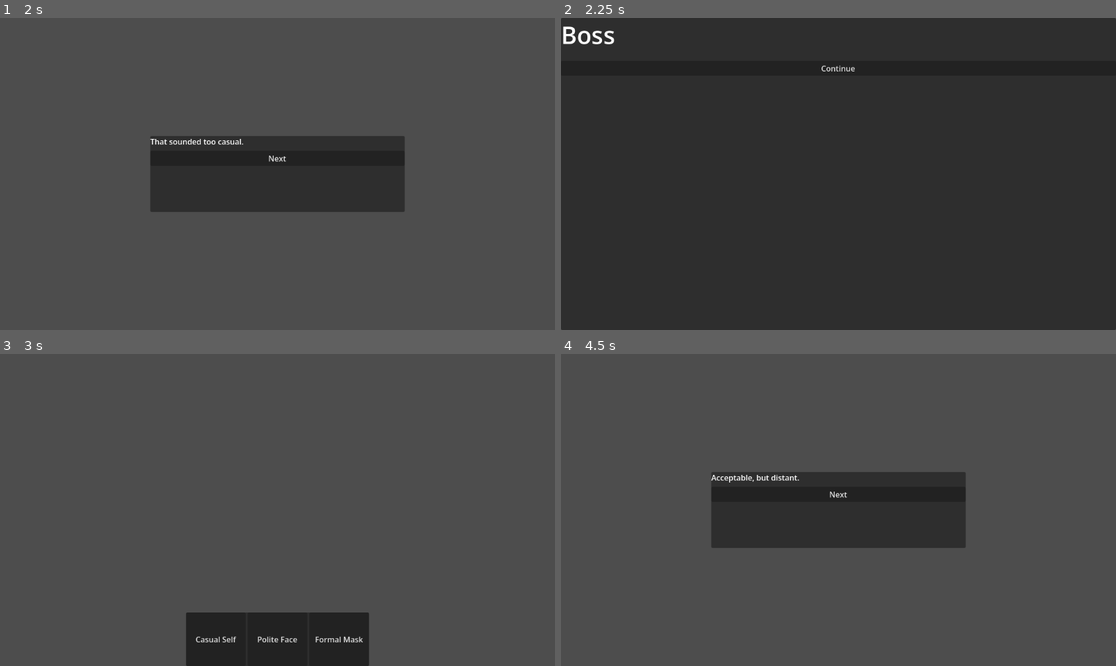
Above: before the commit, frames 1-4 (two rows, left to right).
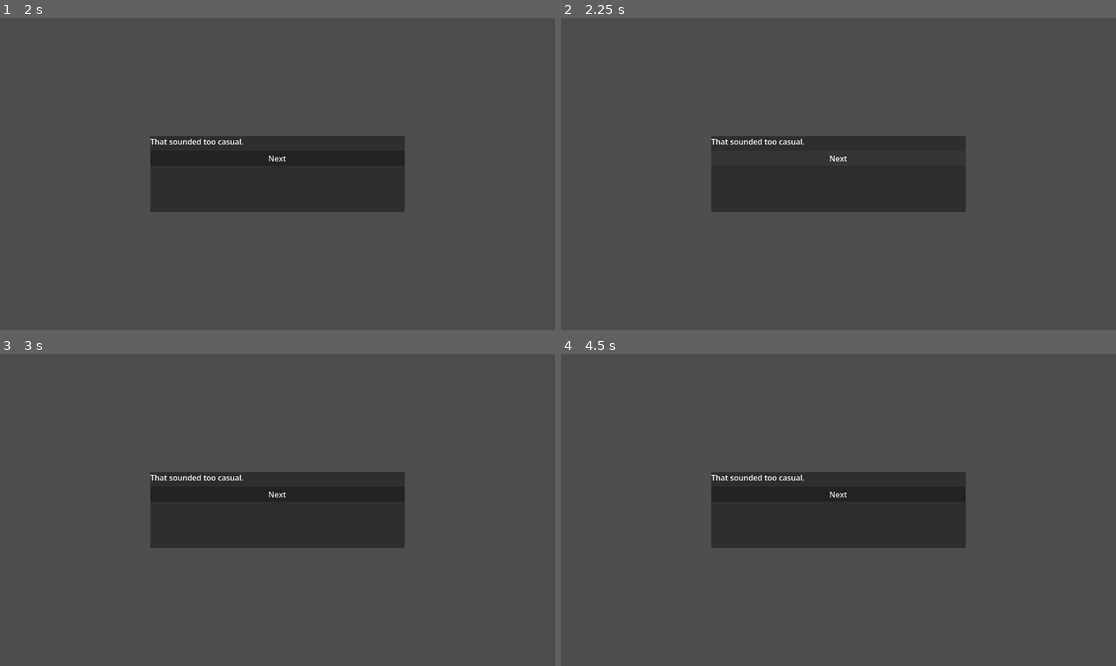
Above: after the commit, the same moments.

Repository: NitronicGames/GGJ-2026-KGO-Mask-Project
Game: Godot game, scene res://UI/GameUI.tscn
Two runs of this game, one before a commit and one after it. Both use one fixed random seed, a clock stepped at 60 frames per second and the inputs below. This scene is started directly instead of the project's main scene.
Inputs (mouse positions are in pixels of both pictures, inside the frame that each line leads up to):
- Up to frame 1 (2 s): click "Continue" at 0.5 s; click "Casual Self" at 1.25 s
- Up to frame 2 (2.25 s): click "Next" at 2 s
- Up to frame 3 (3 s): click (277, 403) at 2.75 s, where only the run before the commit has a clickable "Continue"
- Up to frame 4 (4.5 s): click (838, 494) at 3.5 s, where only the run after the commit has a clickable "Next"; click (838, 637) at 4.25 s, where only the run before the commit has a clickable "Polite Face"

Frame 1 is identical in both runs. In frame 2, 89% of the frame differs, in the area x 0-100%, y 0-100%; in frame 3, 17%; in frame 4, 0.2%.

Commit message:
Added 3 Scenario Mechanic to GameUI and tweaked scenario_data.gd

Diff:
--- a/UI/game_ui.gd
+++ b/UI/game_ui.gd
@@ -4,16 +4,28 @@
 @onready var choice_panel: Control = $ChoicePanel
 @onready var feedback_panel: Control = $FeedbackPanel
 
+
+
 var ScenarioData = preload("res://game_state/scenario_data.gd")
 var scenario_data = ScenarioData.new()
+var scenario_index := 0
+
+
 
 func _ready() -> void:
-	var s = scenario_data.get_scenario(0)
+	load_scenario(scenario_index)
+
+
+func load_scenario(i: int) -> void:
+	var s = scenario_data.get_scenario(i)
+
 	$DialoguePanel/MarginContainer/DialogueVBox/SpeakerLabel.text = s["speaker"]
 	$DialoguePanel/MarginContainer/DialogueVBox/LineLabel.text = s["line"]
+
+	# reset visible panels
+	dialogue_panel.visible = true
+	choice_panel.visible = false
 	feedback_panel.visible = false
-	choice_panel.visible = false
-
 
 
 func show_reaction(mask: String) -> void:
@@ -53,7 +65,10 @@
 
 
 func _on_next_button_pressed() -> void:
-	print("Next clicked")
-	dialogue_panel.visible = true
-	choice_panel.visible = false
-	feedback_panel.visible = false
+	scenario_index += 1
+
+	if scenario_index >= scenario_data.scenarios.size():
+		print("All scenarios done")
+		return
+
+	load_scenario(scenario_index)
--- a/game_state/scenario_data.gd
+++ b/game_state/scenario_data.gd
@@ -1,6 +1,7 @@
 extends Node
 
 var scenarios = [
+
 	{
 		"id": 1,
 		"speaker": "Boss",
